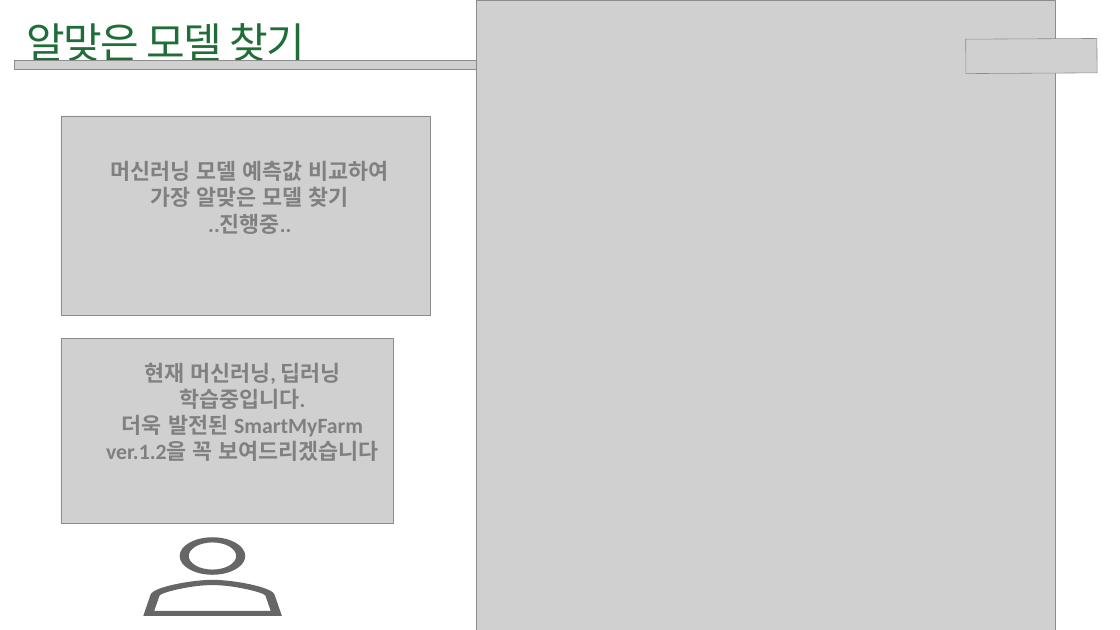
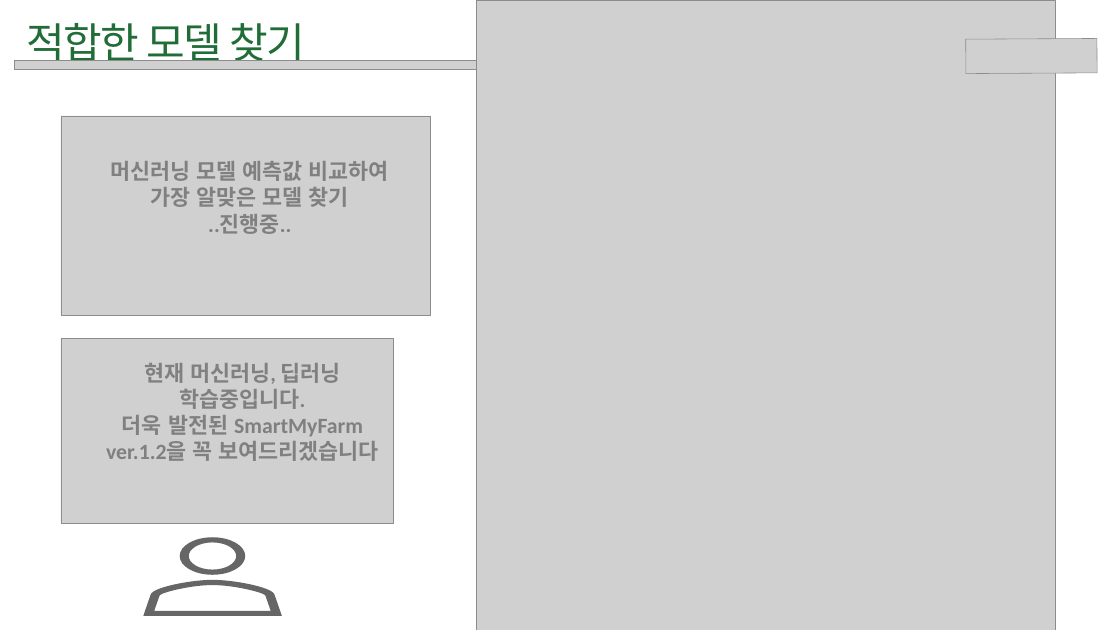
Before and after one commit to hanYijin/portfolio_2021, a slide deck: slide 35 of smartFarm.pptx. Drawn at 1120x630 pixels with LibreOffice and Linux fonts; fonts in the diff are those of the drawing; grey boxes stand for pictures. Boxes give left, top, right and bottom in pixels: in the first picture for what was removed or moved away, otherwise in the second. Text is boxed around its words. In the diff, an @@ line names an element or a change of style, - is before the commit and + after.

```diff
--- a/smartFarm.pptx
+++ b/smartFarm.pptx
@@ text at <box>27,23,305,69</box>: text changed @@
-알맞은 모델 찾기
+적합한 모델 찾기
```
Also in this commit, not shown: 1 other slide changed, 37 other files.
